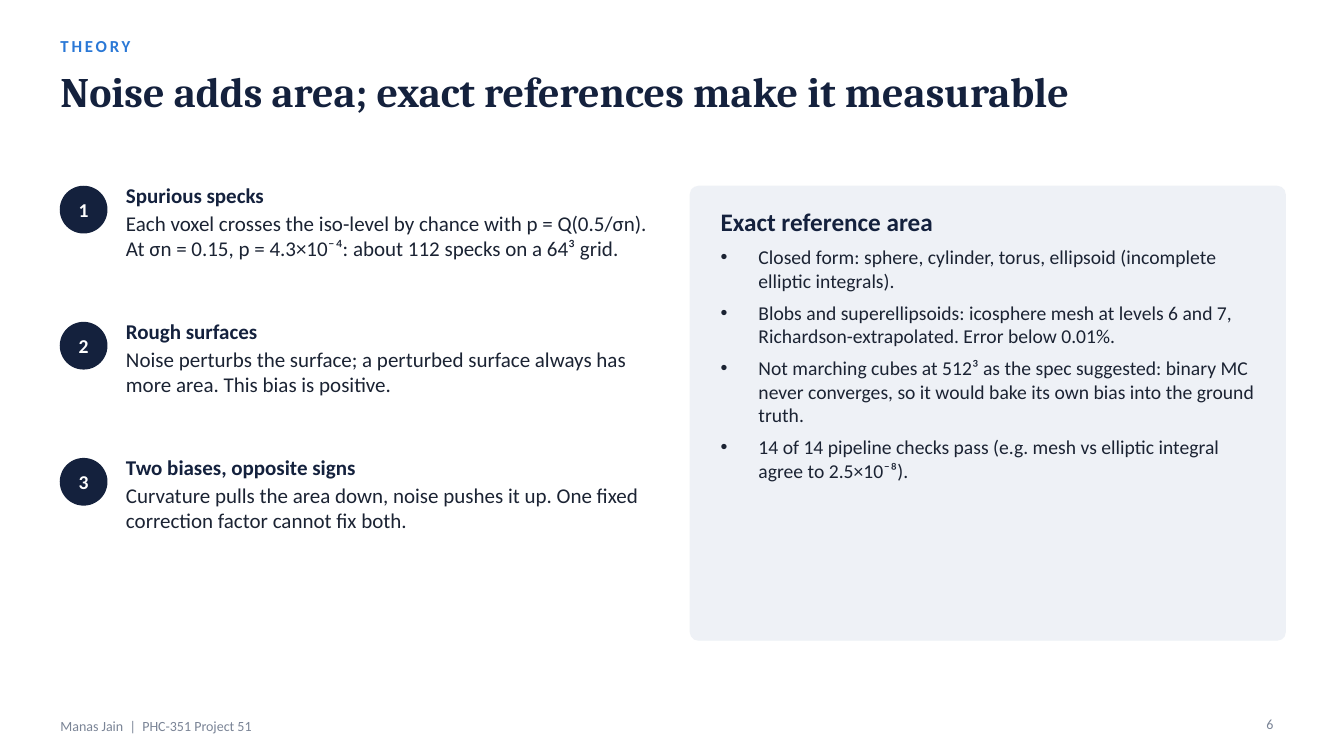
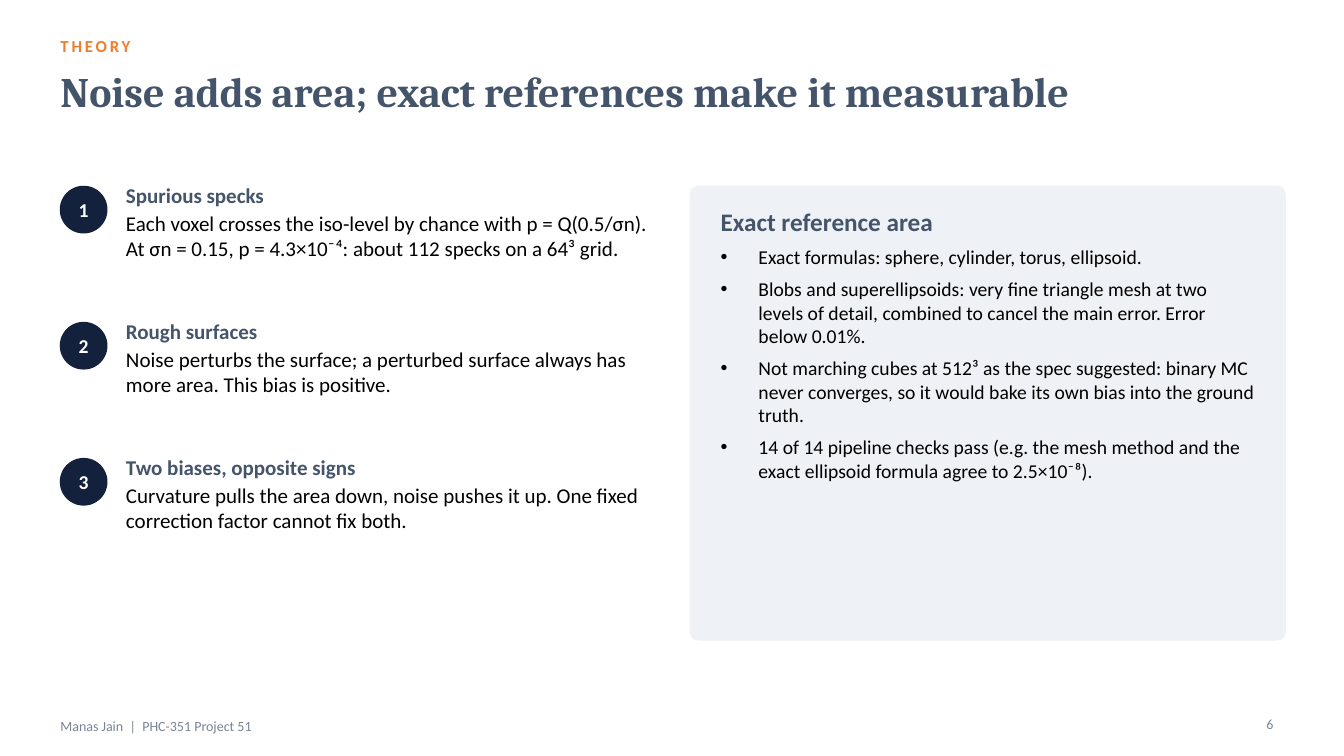
Before and after one commit to manasj756/AI-Based-3D-Surface-Area-Estimation, a slide deck: slide 6 of slides/Project51_ManasJain.pptx. Drawn at 1344x756 pixels with LibreOffice and Linux fonts; fonts in the diff are those of the drawing. Boxes give left, top, right and bottom in pixels: in the first picture for what was removed or moved away, otherwise in the second. Text is boxed around its words. In the diff, an @@ line names an element or a change of style, - is before the commit and + after.

```diff
--- a/slides/Project51_ManasJain.pptx
+++ b/slides/Project51_ManasJain.pptx
@@ text "THEORY" at (60,41,130,52): text colour #2A78D6 to #ED7D31 @@
@@ title "Noise adds area; exact references ..." at (60,77,1069,113): text colour #14213D to #44546A @@
@@ text "Spurious specks" at (126,188,647,260): text colour #14213D to #44546A in "Spurious specks"; text colour #1B2333 to #000000 in "Each voxel crosses the iso-level by chance ..." @@
@@ text at (721,213,1254,422): text colour #14213D to #44546A in "Exact reference area"; text colour #1B2333 to #000000 in "Not marching cubes at 512³ as the ..." @@
@@ text at (758,250,1207,343): text changed; text colour #1B2333 to #000000 @@
-• Closed form: sphere, cylinder, torus, ellipsoid (incomplete elliptic integrals).
-• Blobs and superellipsoids: icosphere mesh at levels 6 and 7, Richardson-extrapolated. Error below 0.01%.
+• Exact formulas: sphere, cylinder, torus, ellipsoid.
+• Blobs and superellipsoids: very fine triangle mesh at two levels of detail, combined to cancel the main error. Error below 0.01%.
@@ text "Rough surfaces" at (126,324,625,396): text colour #14213D to #44546A in "Rough surfaces"; text colour #1B2333 to #000000 in "Noise perturbs the surface; a perturbed surface ..." @@
@@ text at (758,440,1240,482): text changed; text colour #1B2333 to #000000 @@
-• 14 of 14 pipeline checks pass (e.g. mesh vs elliptic integral agree to 2.5×10⁻⁸).
+• 14 of 14 pipeline checks pass (e.g. the mesh method and the exact ellipsoid formula agree to 2.5×10⁻⁸).
@@ text "Two biases, opposite signs" at (126,460,638,528): text colour #14213D to #44546A in "Two biases, opposite signs"; text colour #1B2333 to #000000 in "Curvature pulls the area down, noise pushes ..." @@
```
Also in this commit, not shown: 15 other slides changed, 47 other files.
